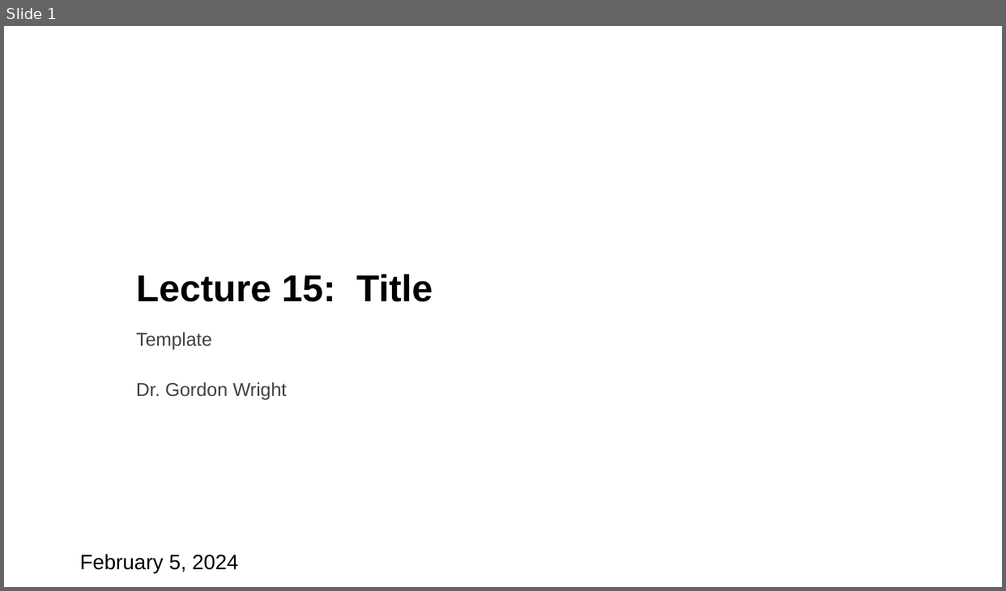
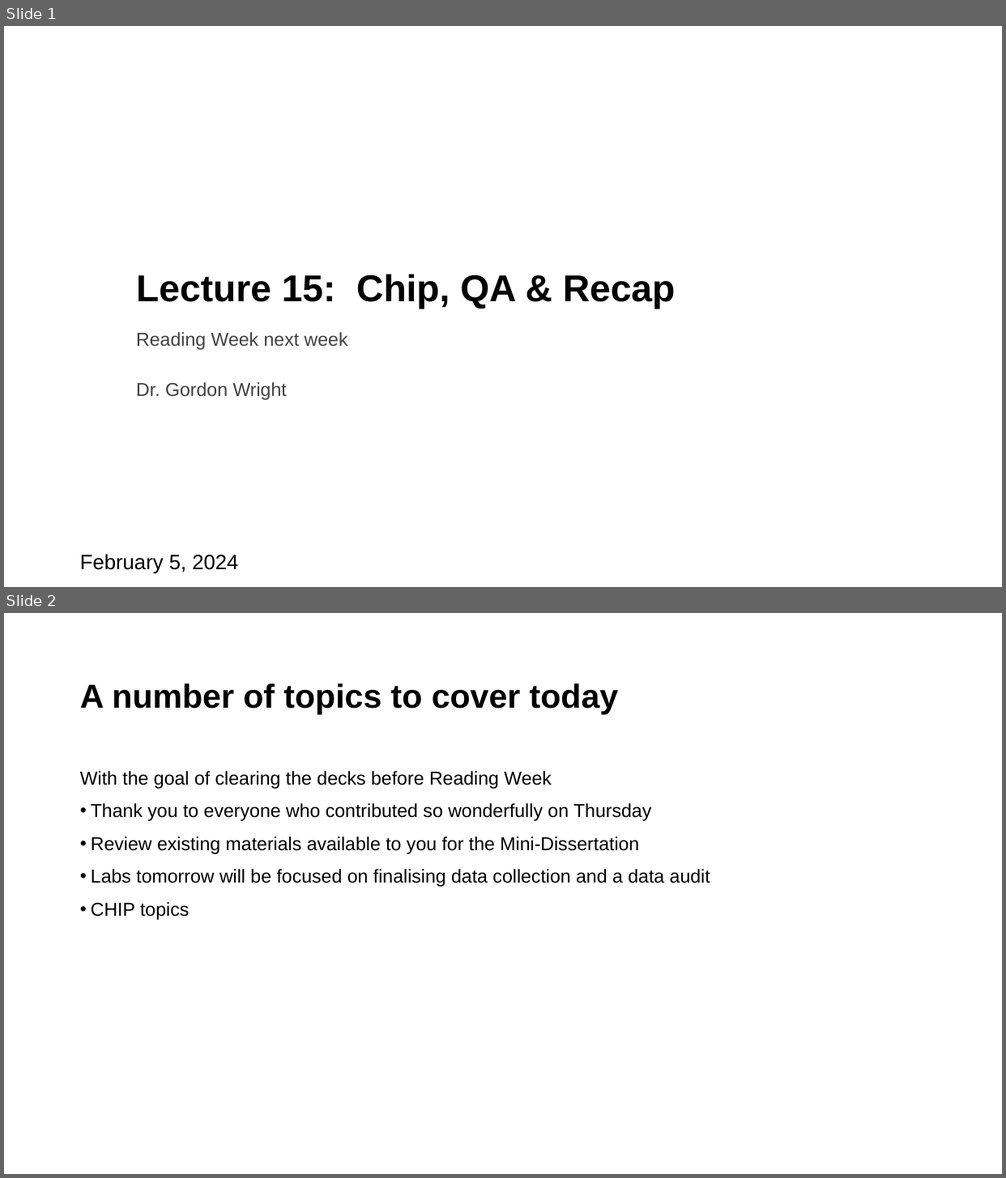
Before and after one commit to LittleMonkeyLab/PS52007D_2023-4, a slide deck: _site/content/Week15/lecture.pptx. Shown one above the other, each under a label of ours: slide 1 before the commit, slides 1 and 2 after it. The pictures are 1006x591 and 1006x1178 pixels, drawn with LibreOffice and Linux fonts; fonts in the diff are those of the drawing; background and template pictures are left out. Boxes give left, top, right and bottom in pixels: in the first picture for what was removed or moved away, otherwise in the second. Text is boxed around its words. In the diff, an @@ line names an element or a change of style, - is before the commit and + after.

```diff
--- a/_site/content/Week15/lecture.pptx
+++ b/_site/content/Week15/lecture.pptx
@@ slide 2 added at (x1=4, y1=613, x2=1002, y2=1174), background #FFFFFF @@
@@ title added at (x1=80, y1=683, x2=618, y2=714), 32 pt, text #000000, bold @@
+A number of topics to cover today
@@ text added at (x1=80, y1=771, x2=710, y2=920), 18 pt, text #000000 @@
+With the goal of clearing the decks before Reading Week
+• Thank you to everyone who contributed so wonderfully on Thursday
+• Review existing materials available to you for the Mini-Dissertation
+• Labs tomorrow will be focused on finalising data collection and a data audit
+• CHIP topics
@@ slide 1 changed as well @@
@@ title at (x1=136, y1=274, x2=675, y2=310): text changed @@
-Lecture 15: Title
+Lecture 15: Chip, QA & Recap
@@ subtitle at (x1=136, y1=332, x2=348, y2=400): text changed @@
-Template
-Dr. Gordon Wright
+Reading Week next week
+Dr. Gordon Wright
```
Also in this commit, not shown: 17 other slides added, 5 slides removed, 28 other files.
